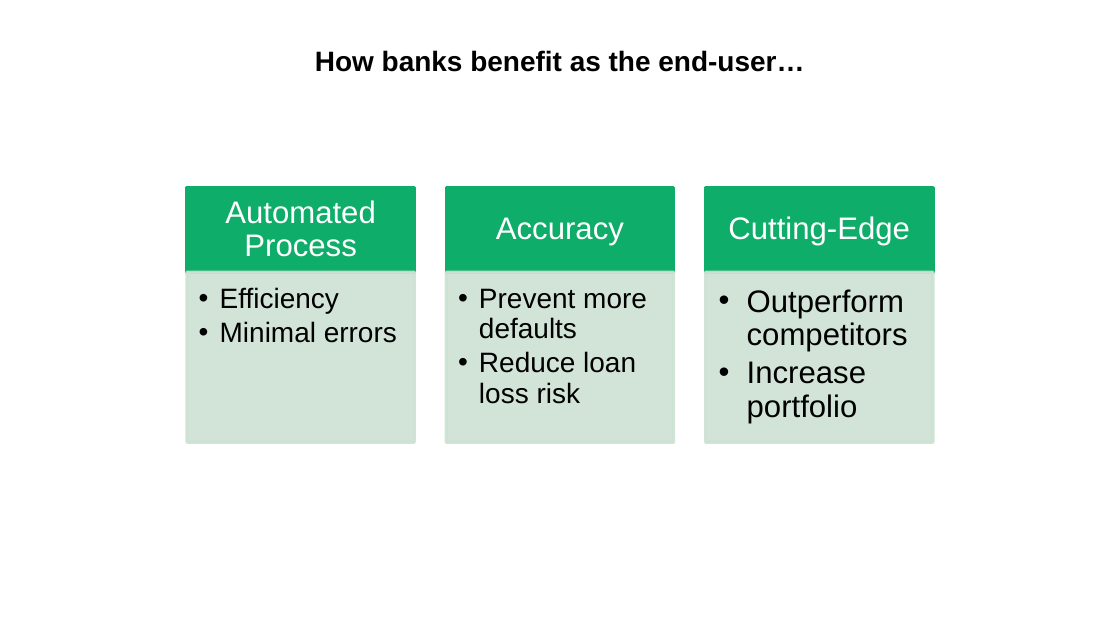
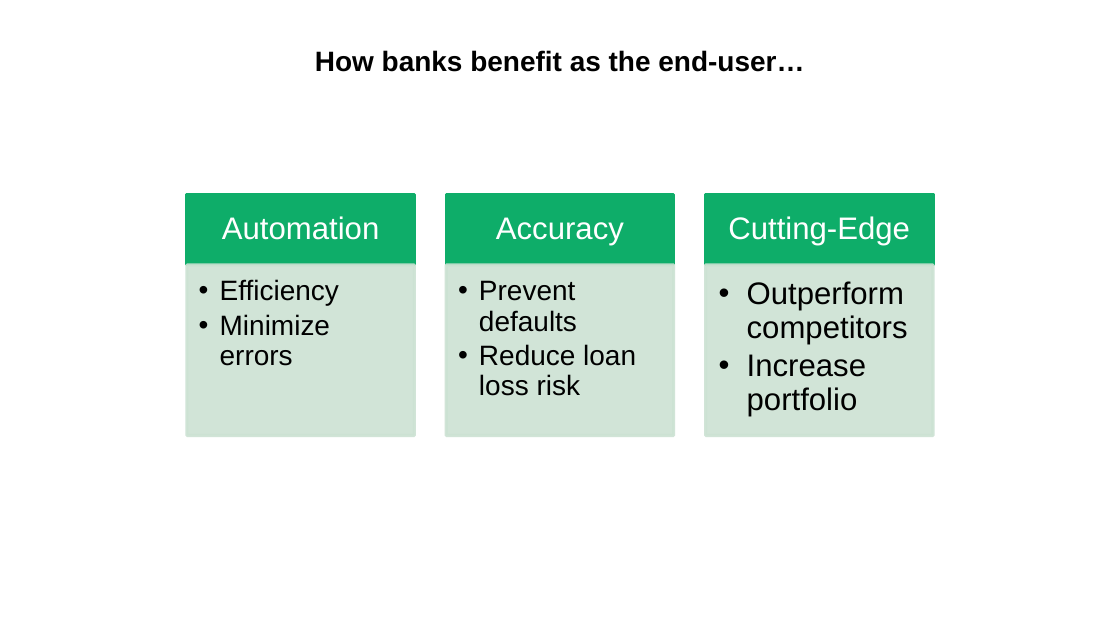
Before and after one commit to mdominguez2010/Loan-Loss, a slide deck: slide 3 of presentation/presentation_final_draft.pptx. Drawn at 1120x630 pixels with LibreOffice and Linux fonts; fonts in the diff are those of the drawing. Boxes give left, top, right and bottom in pixels: in the first picture for what was removed or moved away, otherwise in the second. Text is boxed around its words. In the diff, an @@ line names an element or a change of style, - is before the commit and + after.

Commit message:
presentation

```diff
--- a/presentation/presentation_final_draft.pptx
+++ b/presentation/presentation_final_draft.pptx
@@ rectangle: place and size @@
-rectangle at [187, 187, 414, 272]
+rectangle at [187, 195, 414, 265]
@@ text removed at [225, 200, 376, 257] @@
-Automated Process
@@ rectangle: place and size @@
-rectangle at [446, 187, 673, 272]
+rectangle at [446, 195, 673, 265]
@@ rectangle: place and size @@
-rectangle at [706, 187, 933, 272]
+rectangle at [706, 195, 933, 265]
@@ text added at [222, 216, 379, 240], 20 pt, text #FFFFFF @@
+Automation
@@ 3 texts, 3 rectangles: place and size @@
-3 texts, 3 rectangles at [187, 272, 933, 442]
+3 texts, 3 rectangles at [187, 265, 933, 436]
@@ text at [479, 280, 577, 332]: text changed @@
-  • Prevent more defaults
+  • Prevent defaults
@@ text at [220, 314, 330, 366]: text changed @@
-  • Minimal errors
+  • Minimize errors
```
Also in this commit, not shown: 6 other slides changed, 1 other file.
